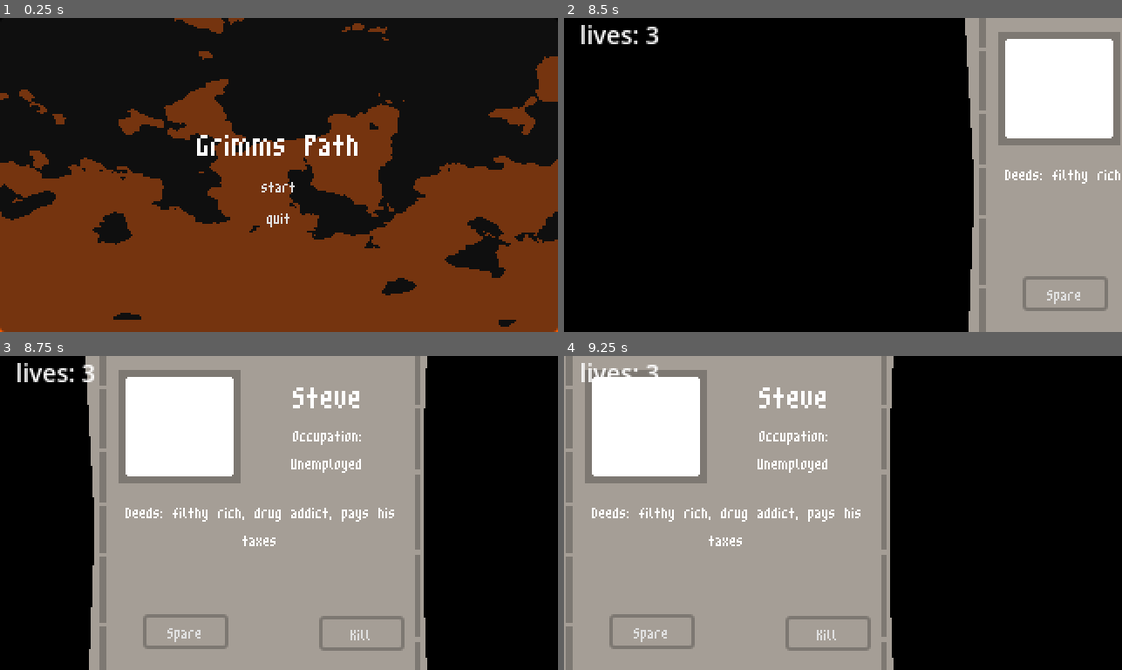
Above: before the commit, frames 1-4 (two rows, left to right).
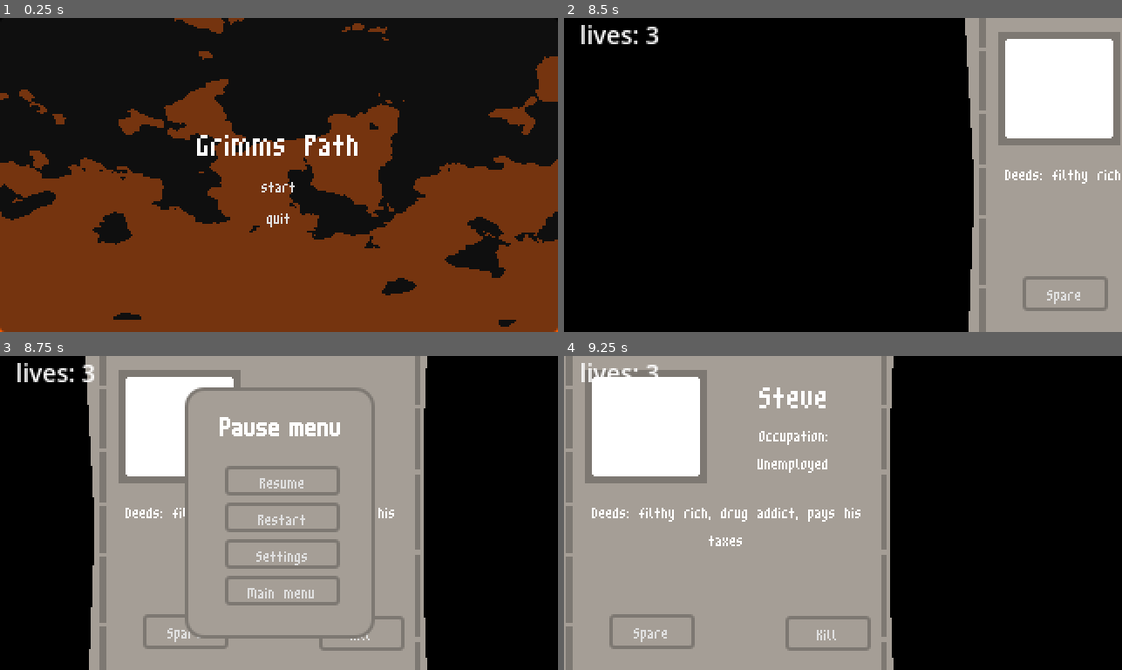
Above: after the commit, the same moments.

Repository: DTRGames/Grims-Pat
Game: Godot game, scene res://Scenes/MainMenu/main_menu.tscn
Two runs of this game, one before a commit and one after it. Both use one fixed random seed, a clock stepped at 60 frames per second and the inputs below.
Inputs (mouse positions are in pixels of both pictures, inside the frame that each line leads up to):
- Up to frame 1 (0.25 s): no input
- Up to frame 2 (8.5 s): click "start" at 0.5 s; click "Spare" at 1.25 s; click "Kill" at 2.75 s; click "Spare" at 4.25 s; click "Kill" at 5.75 s; click "Spare" at 7.25 s
- Up to frame 3 (8.75 s): tap Escape (pause, bound only after the commit) at 8.65 s
- Up to frame 4 (9.25 s): click (843, 481) at 8.75 s, where only the run after the commit has a clickable "Resume"

Frames 1-2 are identical in both runs. In frame 3, 8.5% of the frame differs, in the area x 33-68%, y 10-90%; in frame 4, nothing differs.

Commit message:
add pause menu

Diff:
--- /dev/null
+++ b/Scenes/Levels/pause_menu.gd
@@ -0,0 +1,18 @@
+extends Control
+
+
+func _input(event: InputEvent) -> void:
+	if event.is_action_pressed(&"pause"):
+		if visible:
+			visible = false
+		else :
+			visible = true
+
+func _on_resume_pressed() -> void:
+	visible = false
+
+func _on_restart_pressed() -> void:
+	get_tree().change_scene_to_file("res://Scenes/Levels/world.tscn")
+
+func _on_main_menu_pressed() -> void:
+	get_tree().change_scene_to_file("res://Scenes/MainMenu/main_menu.tscn")
--- a/Scenes/Levels/world.tscn
+++ b/Scenes/Levels/world.tscn
@@ -1,7 +1,10 @@
-[gd_scene load_steps=6 format=3 uid="uid://ivohauh2bvd4"]
+[gd_scene load_steps=12 format=3 uid="uid://ivohauh2bvd4"]
 
 [ext_resource type="Script" path="res://Scenes/Levels/world.gd" id="1_03klo"]
 [ext_resource type="PackedScene" uid="uid://da1nf55g0ar8d" path="res://Scenes/Levels/control.tscn" id="1_xplog"]
+[ext_resource type="Script" path="res://Scenes/Levels/pause_menu.gd" id="3_55f3v"]
+[ext_resource type="FontFile" uid="uid://e4m514wv3fa3" path="res://Scenes/Levels/m6x11 (1).ttf" id="3_86ped"]
+[ext_resource type="FontFile" uid="uid://c3jw3bx1oeecq" path="res://Scenes/Levels/m3x6 (1).ttf" id="4_prqbg"]
 
 [sub_resource type="Animation" id="Animation_n7n78"]
 resource_name = "In"
@@ -41,6 +44,42 @@
 "RESET": SubResource("Animation_03syr")
 }
 
+[sub_resource type="StyleBoxFlat" id="StyleBoxFlat_6mwkx"]
+bg_color = Color(0.647059, 0.619608, 0.588235, 1)
+border_width_left = 2
+border_width_top = 2
+border_width_right = 2
+border_width_bottom = 2
+border_color = Color(0.490196, 0.470588, 0.447059, 1)
+corner_radius_top_left = 10
+corner_radius_top_right = 10
+corner_radius_bottom_right = 10
+corner_radius_bottom_left = 10
+
+[sub_resource type="StyleBoxFlat" id="StyleBoxFlat_7f8b5"]
+bg_color = Color(0.590736, 0.564513, 0.538235, 1)
+border_width_left = 2
+border_width_top = 2
+border_width_right = 2
+border_width_bottom = 2
+border_color = Color(0.408153, 0.390383, 0.369015, 1)
+corner_radius_top_left = 2
+corner_radius_top_right = 2
+corner_radius_bottom_right = 2
+corner_radius_bottom_left = 2
+
+[sub_resource type="StyleBoxFlat" id="StyleBoxFlat_6strj"]
+bg_color = Color(0.647059, 0.619608, 0.588235, 1)
+border_width_left = 2
+border_width_top = 2
+border_width_right = 2
+border_width_bottom = 2
+border_color = Color(0.490196, 0.470588, 0.447059, 1)
+corner_radius_top_left = 2
+corner_radius_top_right = 2
+corner_radius_bottom_right = 2
+corner_radius_bottom_left = 2
+
 [node name="World" type="Node2D"]
 script = ExtResource("1_03klo")
 
@@ -118,4 +157,85 @@
 "": SubResource("AnimationLibrary_qmj46")
 }
 
+[node name="PauseMenu" type="Control" parent="CanvasLayer"]
+visible = false
+layout_mode = 3
+anchors_preset = 15
+anchor_right = 1.0
+anchor_bottom = 1.0
+grow_horizontal = 2
+grow_vertical = 2
+script = ExtResource("3_55f3v")
+
+[node name="Panel" type="Panel" parent="CanvasLayer/PauseMenu"]
+custom_minimum_size = Vector2(109, 144)
+layout_mode = 1
+anchors_preset = -1
+anchor_left = 0.329688
+anchor_top = 0.1
+anchor_right = 0.670313
+anchor_bottom = 0.9
+grow_horizontal = 2
+grow_vertical = 2
+theme_override_styles/panel = SubResource("StyleBoxFlat_6mwkx")
+metadata/_edit_use_anchors_ = true
+
+[node name="Title" type="Label" parent="CanvasLayer/PauseMenu/Panel"]
+layout_mode = 0
+anchor_left = 0.188073
+anchor_top = 0.118056
+anchor_right = 0.830275
+anchor_bottom = 0.215278
+theme_override_fonts/font = ExtResource("3_86ped")
+text = "Pause menu"
+metadata/_edit_use_anchors_ = true
+
+[node name="VBoxContainer" type="VBoxContainer" parent="CanvasLayer/PauseMenu/Panel"]
+layout_mode = 0
+anchor_left = 0.211009
+anchor_top = 0.3125
+anchor_right = 0.816514
+anchor_bottom = 0.868056
+offset_bottom = -21.0
+metadata/_edit_use_anchors_ = true
+
+[node name="Resume" type="Button" parent="CanvasLayer/PauseMenu/Panel/VBoxContainer"]
+layout_mode = 2
+focus_mode = 0
+theme_override_fonts/font = ExtResource("4_prqbg")
+theme_override_styles/hover = SubResource("StyleBoxFlat_7f8b5")
+theme_override_styles/pressed = SubResource("StyleBoxFlat_6strj")
+theme_override_styles/normal = SubResource("StyleBoxFlat_6strj")
+text = "Resume"
+
+[node name="Restart" type="Button" parent="CanvasLayer/PauseMenu/Panel/VBoxContainer"]
+layout_mode = 2
+focus_mode = 0
+theme_override_fonts/font = ExtResource("4_prqbg")
+theme_override_styles/hover = SubResource("StyleBoxFlat_7f8b5")
+theme_override_styles/pressed = SubResource("StyleBoxFlat_6strj")
+theme_override_styles/normal = SubResource("StyleBoxFlat_6strj")
+text = "Restart"
+
+[node name="Settings" type="Button" parent="CanvasLayer/PauseMenu/Panel/VBoxContainer"]
+layout_mode = 2
+focus_mode = 0
+theme_override_fonts/font = ExtResource("4_prqbg")
+theme_override_styles/hover = SubResource("StyleBoxFlat_7f8b5")
+theme_override_styles/pressed = SubResource("StyleBoxFlat_6strj")
+theme_override_styles/normal = SubResource("StyleBoxFlat_6strj")
+text = "Settings"
+
+[node name="MainMenu" type="Button" parent="CanvasLayer/PauseMenu/Panel/VBoxContainer"]
+layout_mode = 2
+focus_mode = 0
+theme_override_fonts/font = ExtResource("4_prqbg")
+theme_override_styles/hover = SubResource("StyleBoxFlat_7f8b5")
+theme_override_styles/pressed = SubResource("StyleBoxFlat_6strj")
+theme_override_styles/normal = SubResource("StyleBoxFlat_6strj")
+text = "Main menu"
+
 [connection signal="animation_finished" from="CanvasLayer/GameOver/AnimationPlayer" to="." method="_on_animation_player_animation_finished"]
+[connection signal="pressed" from="CanvasLayer/PauseMenu/Panel/VBoxContainer/Resume" to="CanvasLayer/PauseMenu" method="_on_resume_pressed"]
+[connection signal="pressed" from="CanvasLayer/PauseMenu/Panel/VBoxContainer/Restart" to="CanvasLayer/PauseMenu" method="_on_restart_pressed"]
+[connection signal="pressed" from="CanvasLayer/PauseMenu/Panel/VBoxContainer/MainMenu" to="CanvasLayer/PauseMenu" method="_on_main_menu_pressed"]
--- a/project.godot
+++ b/project.godot
@@ -28,6 +28,14 @@
 window/size/window_height_override=1080
 window/stretch/mode="viewport"
 
+[input]
+
+pause={
+"deadzone": 0.5,
+"events": [Object(InputEventKey,"resource_local_to_scene":false,"resource_name":"","device":-1,"window_id":0,"alt_pressed":false,"shift_pressed":false,"ctrl_pressed":false,"meta_pressed":false,"pressed":false,"keycode":0,"physical_keycode":4194305,"key_label":0,"unicode":0,"location":0,"echo":false,"script":null)
+]
+}
+
 [rendering]
 
 textures/canvas_textures/default_texture_filter=0
